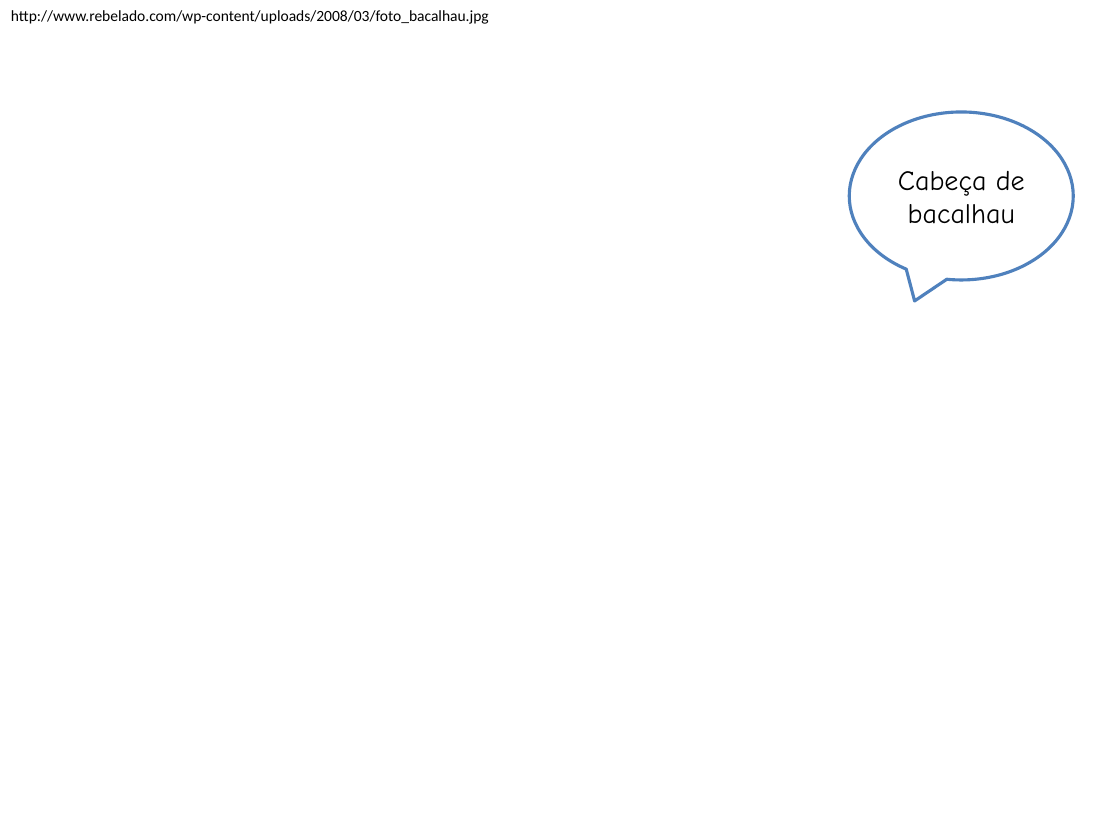
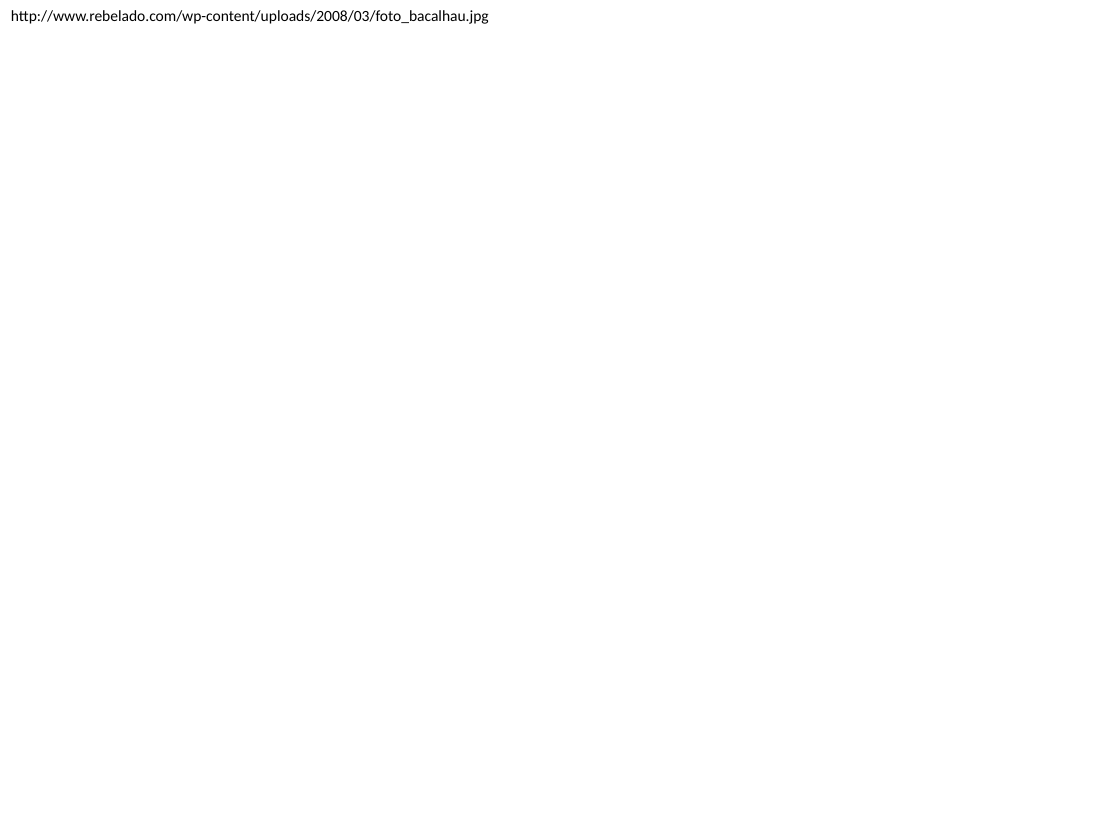
Before and after one commit to juanplopes/ci-alem-do-build, a slide deck: slide 6 of Presentation.pptx. Drawn at 1120x840 pixels with LibreOffice and Linux fonts; fonts in the diff are those of the drawing; background and template pictures are left out. Boxes give left, top, right and bottom in pixels: in the first picture for what was removed or moved away, otherwise in the second. Text is boxed around its words. In the diff, an @@ line names an element or a change of style, - is before the commit and + after.

```diff
--- a/Presentation.pptx
+++ b/Presentation.pptx
@@ speech bubble removed at (849,112,1073,280) @@
-Cabeça de bacalhau
```
Also in this commit, not shown: 1 other slide changed, 1 slide added, 1 slide removed, 1 other file.
